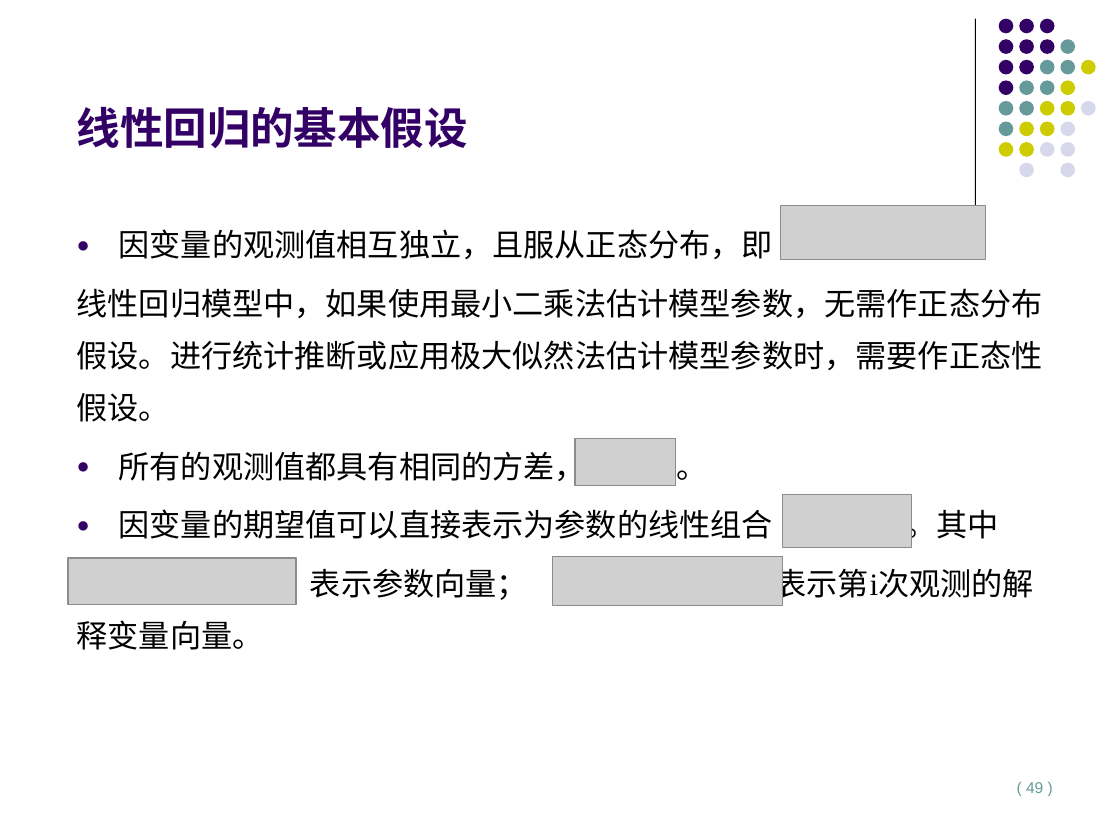
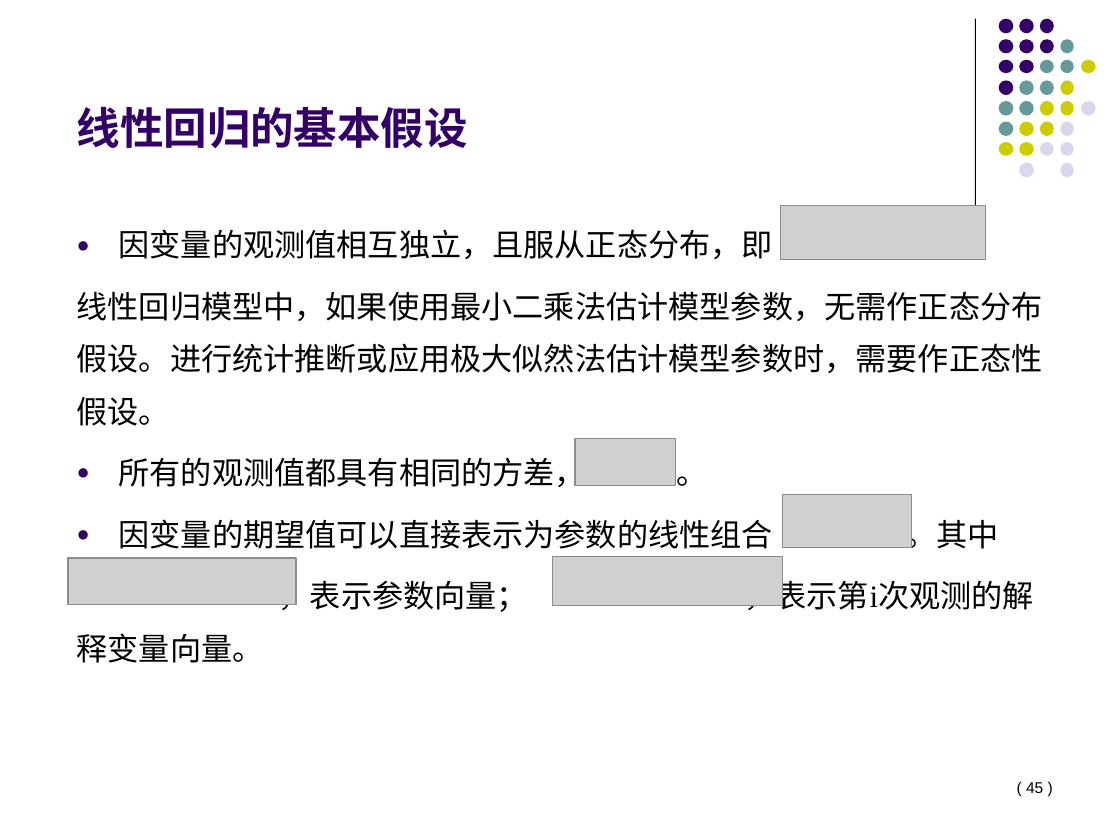
Before and after one commit to lizhengxiao/Non-life-Insurance-Actuarial-Science, a slide deck: slide 45 of Lectures/7 - Classification Rating and Generalized Linear Models.pptx (slide 49 before the commit). Drawn at 1120x840 pixels with LibreOffice and Linux fonts; fonts in the diff are those of the drawing; grey boxes stand for pictures. Boxes give left, top, right and bottom in pixels: in the first picture for what was removed or moved away, otherwise in the second. Text is boxed around its words. In the diff, an @@ line names an element or a change of style, - is before the commit and + after.

```diff
--- a/Lectures/7 - Classification Rating and Generalized Linear Models.pptx
+++ b/Lectures/7 - Classification Rating and Generalized Linear Models.pptx
@@ text "因变量的观测值相互独立，且服从正态分布，即" at [77, 229, 1043, 663]: more space between paragraphs @@
@@ page number at [1026, 782, 1043, 793]: text changed; text colour #669999 to #000000 @@
-( 49 )
+( 45 )
```
Also in this commit, not shown: 14 other slides changed, 5 other files.
